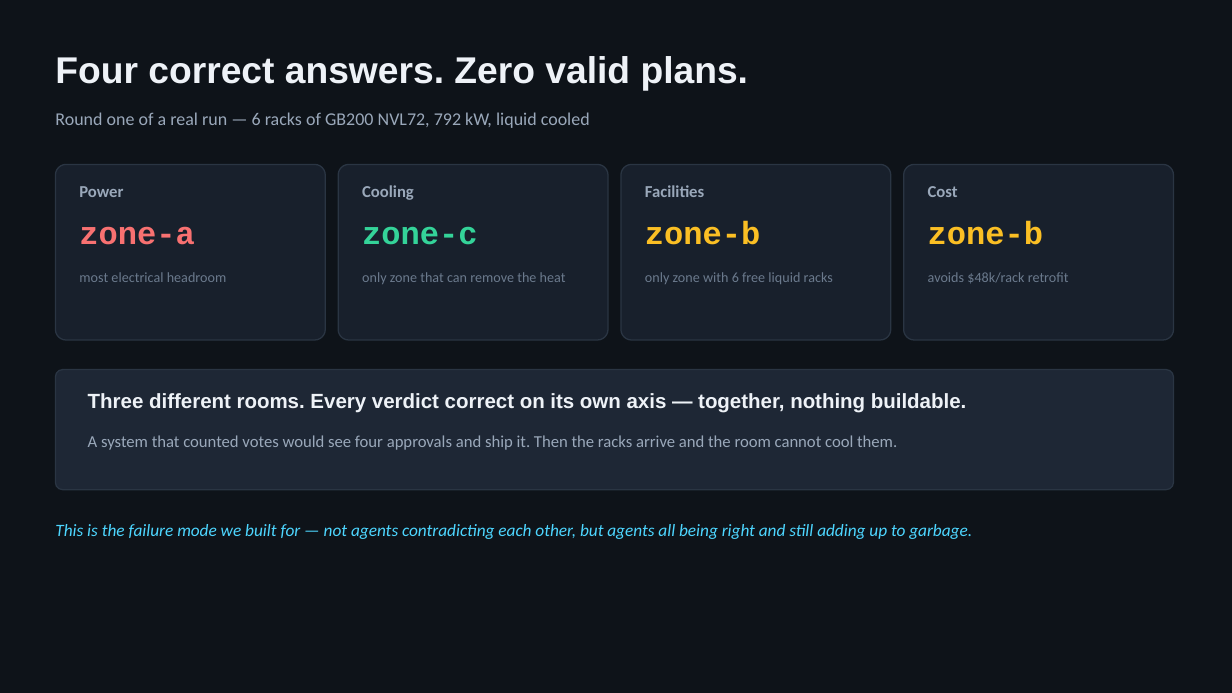
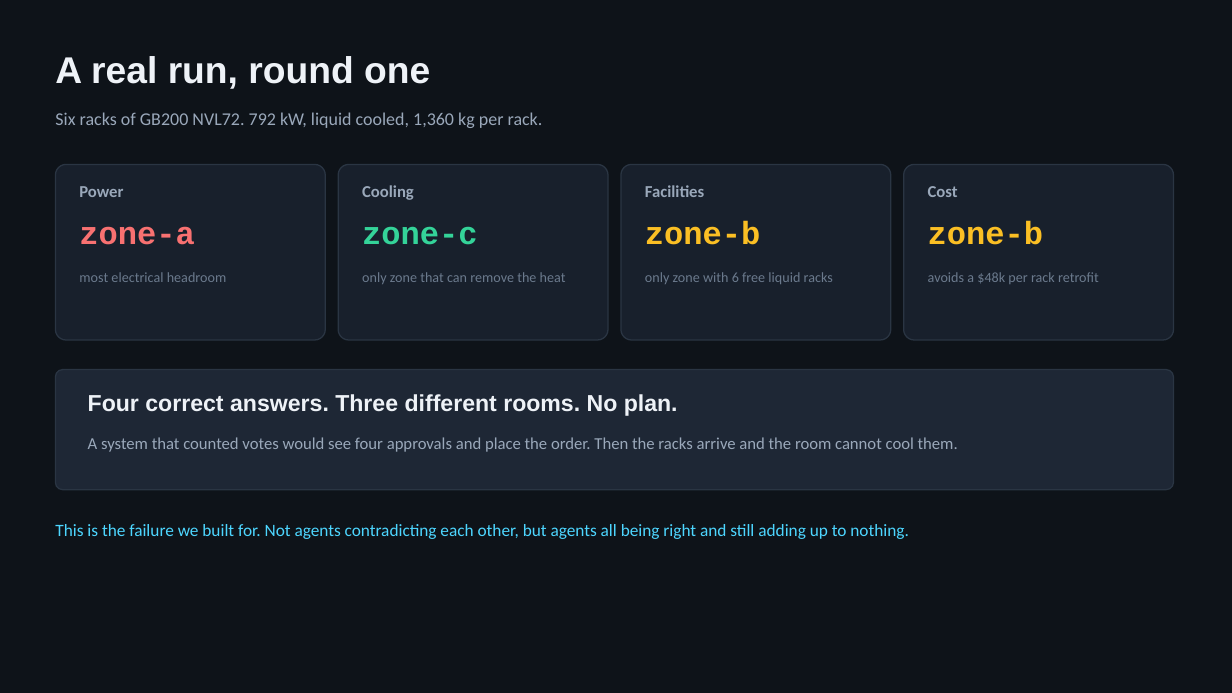
Before and after one commit to PRACHIT27/GridMindAI, a slide deck: slide 5 of docs/GridMind_Submission_Deck.pptx (slide 3 before the commit). Drawn at 1232x693 pixels with LibreOffice and Linux fonts; fonts in the diff are those of the drawing. Boxes give left, top, right and bottom in pixels: in the first picture for what was removed or moved away, otherwise in the second. Text is boxed around its words. In the diff, an @@ line names an element or a change of style, - is before the commit and + after.

```diff
--- a/docs/GridMind_Submission_Deck.pptx
+++ b/docs/GridMind_Submission_Deck.pptx
@@ text at [55,56,430,89]: text changed @@
-Four correct answers. Zero valid plans.
+A real run, round one
@@ text at [55,112,543,128]: text changed @@
-Round one of a real run — 6 racks of GB200 NVL72, 792 kW, liquid cooled
+Six racks of GB200 NVL72. 792 kW, liquid cooled, 1,360 kg per rack.
@@ text at [928,272,1099,284]: text changed @@
-avoids $48k/rack retrofit
+avoids a $48k per rack retrofit
@@ text at [88,394,678,416]: text changed; size 16 to 18 pt @@
-Three different rooms. Every verdict correct on its own axis — together, nothing buildable.
+Four correct answers. Three different rooms. No plan.
@@ text at [88,437,958,452]: text changed @@
-A system that counted votes would see four approvals and ship it. Then the racks arrive and the room cannot cool them.
+A system that counted votes would see four approvals and place the order. Then the racks arrive and the room cannot cool them.
@@ text at [55,524,908,539]: text changed; italic off @@
-This is the failure mode we built for — not agents contradicting each other, but agents all being right and still adding up to garbage.
+This is the failure we built for. Not agents contradicting each other, but agents all being right and still adding up to nothing.
```
Also in this commit, not shown: 10 other slides changed, 3 slides added, 1 slide removed.
